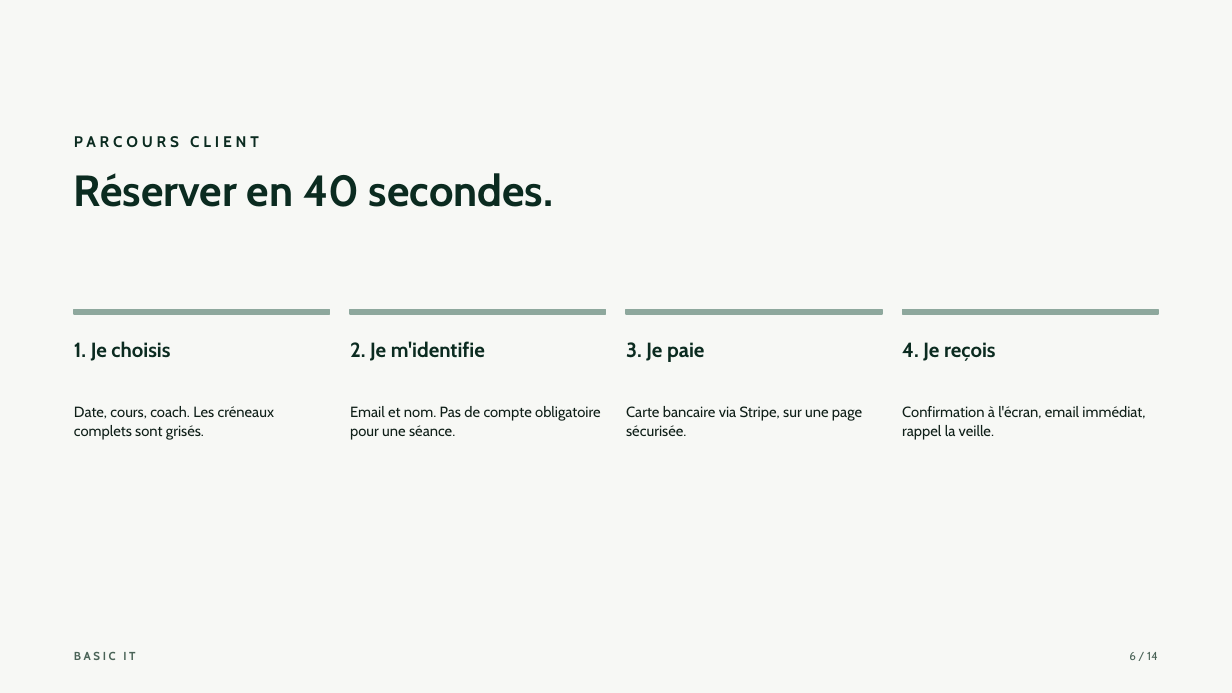
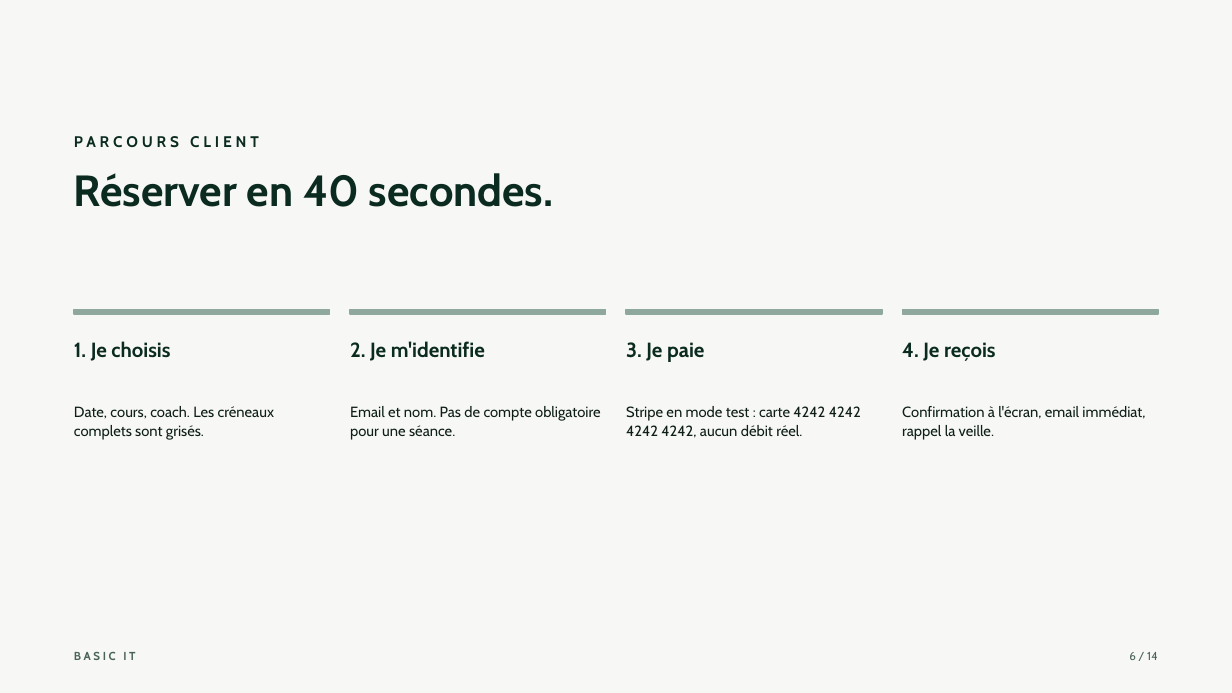
Before and after one commit to LucasDECEBAL/Basic-IT, a slide deck: slide 6 of docs/soutenance/Basic-IT-soutenance.pptx. Drawn at 1232x693 pixels with LibreOffice and Linux fonts; fonts in the diff are those of the drawing. Boxes give left, top, right and bottom in pixels: in the first picture for what was removed or moved away, otherwise in the second. Text is boxed around its words. In the diff, an @@ line names an element or a change of style, - is before the commit and + after.

Commit message:
feat: captures du site et paiement Stripe en mode test

```diff
--- a/docs/soutenance/Basic-IT-soutenance.pptx
+++ b/docs/soutenance/Basic-IT-soutenance.pptx
@@ text at (x1=626, y1=406, x2=861, y2=438): text changed @@
-Carte bancaire via Stripe, sur une page sécurisée.
+Stripe en mode test : carte 4242 4242 4242 4242, aucun débit réel.
```
Also in this commit, not shown: 2 other slides changed, 20 other files.
